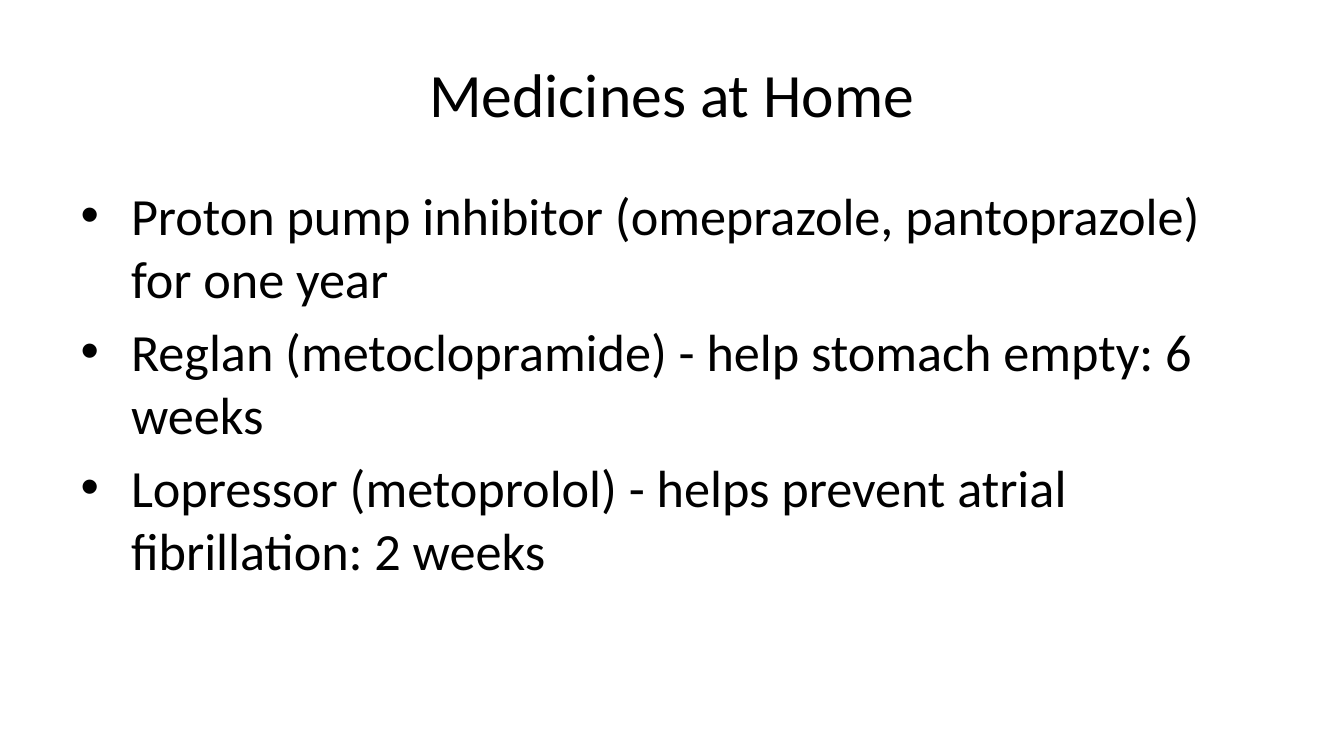
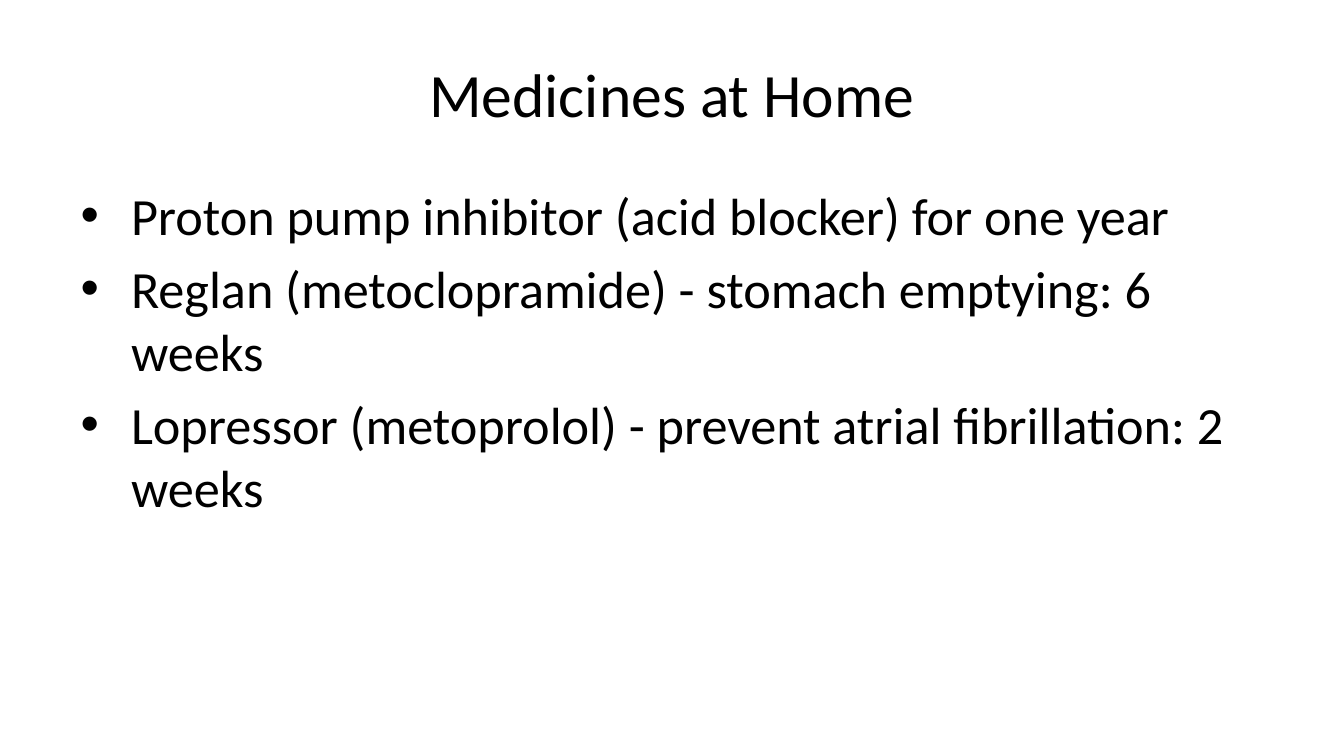
Before and after one commit to jcsalo/patient_education, a slide deck: slide 39 of lci_surgery.pptx (slide 38 before the commit). Drawn at 1344x756 pixels with LibreOffice and Linux fonts; fonts in the diff are those of the drawing. Boxes give left, top, right and bottom in pixels: in the first picture for what was removed or moved away, otherwise in the second. Text is boxed around its words. In the diff, an @@ line names an element or a change of style, - is before the commit and + after.

```diff
--- a/lci_surgery.pptx
+++ b/lci_surgery.pptx
@@ text at [131,197,1223,508]: text changed @@
-• Proton pump inhibitor (omeprazole, pantoprazole) for one year
-• Reglan (metoclopramide) - help stomach empty: 6 weeks
-• Lopressor (metoprolol) - helps prevent atrial fibrillation: 2 weeks
+• Proton pump inhibitor (acid blocker) for one year
+• Reglan (metoclopramide) - stomach emptying: 6 weeks
+• Lopressor (metoprolol) - prevent atrial fibrillation: 2 weeks
```
Also in this commit, not shown: 4 other slides changed, 3 slides added, 38 other files.
